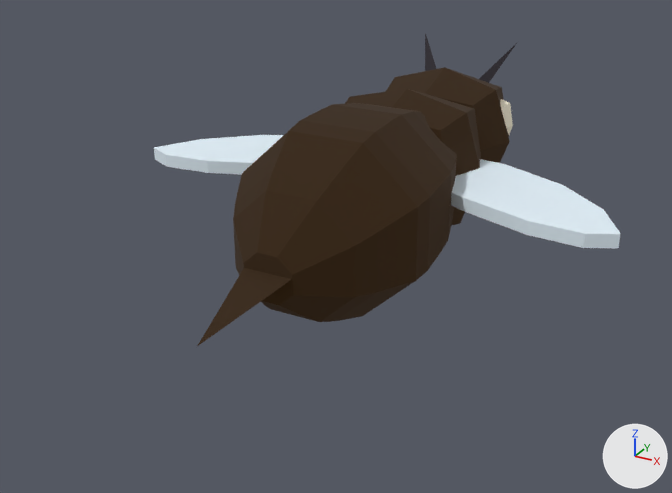
A saved change to the glTF model kitten-survivors/assets/models/wasp.glb.
The view is the same before and after, from a 50 mm camera at (0.353, -0.74, 0.434) aimed at (0.015, -0.127, 0.128). The lights are fixed; the arrows at lower right show +X, +Y and +Z. The first picture is the older version. Vertices at exactly the same position are counted once.

The scene before the commit, as lines of its bpy script (objects in view):
```python
me_waspbody = bpy.data.meshes.new('waspBody')
me_waspbody.from_pydata(...)  # 434 vertices, 812 faces; spans x -0.084..0.084, y -0.297..0.196, z 0.062..0.242
# faces by material slot: [188, 216, 102, 306]
me_waspbody.materials.append(mat_waspyellow)  # yellow #ffc31f
me_waspbody.materials.append(mat_waspblack)  # black #241f27
me_waspbody.materials.append(mat_waspsting)  # pale yellow #fff6de
me_waspbody.materials.append(mat_waspoutline)  # black #2a1800
me_wingleft = bpy.data.meshes.new('wingLeft')
me_wingleft.from_pydata(...)  # 20 vertices, 36 faces; spans x -0.196..0.0, y -0.09..0.046, z -0.006..0.006
me_wingleft.materials.append(mat_waspwing)  # pale blue #e4f2fb
me_wingright = bpy.data.meshes.new('wingRight')
me_wingright.from_pydata(...)  # 20 vertices, 36 faces; spans x 0.0..0.196, y -0.09..0.046, z -0.006..0.006
me_wingright.materials.append(mat_waspwing)  # pale blue #e4f2fb
ob_waspbody = bpy.data.objects.new('waspBody', me_waspbody)
ob_waspbody.location = (0.0, 0.0, 0.0)
ob_wingleft = bpy.data.objects.new('wingLeft', me_wingleft)
ob_wingleft.location = (-0.03, 0.02, 0.15)
ob_wingright = bpy.data.objects.new('wingRight', me_wingright)
ob_wingright.location = (0.03, 0.02, 0.15)
```
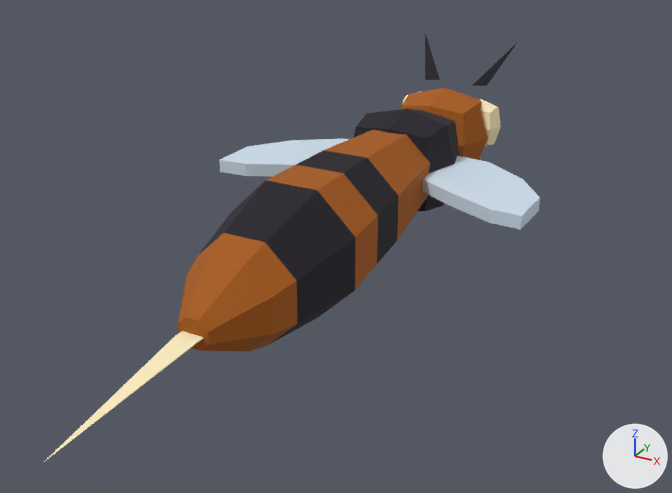
Boxes [x1, y1, x2, y2] around the edits, measured in the pictures (672 x 493 px; the box of a moved part takes in the faces that stretch with it):
'waspBody', reshaped (48% wider, 37% taller)
    before: [198, 33, 517, 346]
    after: [44, 33, 517, 462]
'wingRight', reshaped
    before: [451, 159, 620, 248]
    after: [423, 156, 540, 230]
'wingLeft', reshaped
    before: [154, 135, 283, 175]
    after: [219, 139, 349, 177]
part 1 of me_waspbody, moved or reshaped (not visible before)
    after: [401, 88, 488, 160]
part 2 of me_waspbody, moved or reshaped
    before: [345, 89, 481, 226]
    after: [354, 109, 459, 211]
part 3 of me_waspbody, moved or reshaped
    before: [386, 67, 509, 163]
    after: [480, 99, 501, 147]
part 4 of me_waspbody, rebuilt (not visible before)
    after: [178, 130, 430, 352]
part 5 of me_waspbody, deleted
    before: [233, 103, 457, 322]
part 6 of me_waspbody, deleted
    before: [500, 99, 513, 134]
part 7 of me_waspbody, deleted
    before: [198, 268, 291, 346]
part 8 of me_waspbody, added
    after: [44, 331, 204, 462]

The change in detail:
Material 'waspAmber' (mat_waspamber) is new.
Its base color is (0.392, 0.102, 0.00182) (brown #a85a06).
Its roughness is 0.85.
me_waspbody is used by ob_waspbody; location (0.0, 0.0, 0.0).
me_waspbody had 434 vertices, 812 faces and spanned x -0.084..0.084, y -0.297..0.196, z 0.062..0.242.
me_waspbody no longer uses material mat_waspyellow (yellow #ffc31f).
me_waspbody now has 289 vertices, 538 faces and spans x -0.056..0.056, y -0.442..0.196, z 0.084..0.242.
me_waspbody part 1: the loose piece of 26 vertices spanning x -0.062..0.062, y 0.076..0.18, z 0.1..0.212 is scaled about its middle by (0.806, 0.846, 0.821), in mat_waspamber (brown #a85a06).
me_waspbody part 2: the loose piece of 26 vertices spanning x -0.077..0.077, y -0.021..0.097, z 0.083..0.221 is scaled about its middle by (0.69, 0.79, 0.739), in mat_waspblack (black #1a1520).
me_waspbody part 3: the loose piece of 26 vertices spanning x -0.073..0.073, y 0.065..0.191, z 0.089..0.223 is scaled about its middle by (0.3, 0.314, 0.385), then moved by (0.034, 0.02, 0.008), in mat_waspsting (beige #ffeec2).
me_waspbody part 4: the loose piece of 104 vertices spanning x -0.074..0.074, y -0.196..0.004, z 0.072..0.211 is rebuilt with 120 vertices and now spans x -0.056..0.056, y -0.3..0.004, z 0.084..0.192.
me_waspbody part 5: the loose piece of 104 vertices spanning x -0.084..0.084, y -0.206..0.012, z 0.062..0.221 is deleted.
me_waspbody part 6: the loose piece of 26 vertices spanning x 0.016..0.068, y 0.126..0.174, z 0.136..0.196 is deleted.
me_waspbody part 7: the loose piece of 5 vertices spanning x -0.021..0.021, y -0.297..-0.174, z 0.115..0.133 is deleted.
me_waspbody part 8: 5 vertices added at x -0.009..0.009, y -0.442..-0.289, z 0.112..0.126.
Other edits to the shape of me_waspbody do not show in these pictures.
me_waspbody no longer uses material mat_waspoutline (black #2a1800).
me_waspbody gains material mat_waspamber (brown #a85a06).
me_wingleft is used by ob_wingleft; location (-0.03, 0.02, 0.15).
me_wingleft had 20 vertices, 36 faces and spanned x -0.196..0.0, y -0.09..0.046, z -0.006..0.006.
me_wingleft now has 16 vertices, 28 faces and spans x -0.118..0.0, y -0.078..0.044, z -0.006..0.006.
me_wingleft part 9: the whole mesh is rebuilt.
me_wingright is used by ob_wingright; location (0.03, 0.02, 0.15).
me_wingright had 20 vertices, 36 faces and spanned x 0.0..0.196, y -0.09..0.046, z -0.006..0.006.
me_wingright now has 16 vertices, 28 faces and spans x 0.0..0.118, y -0.078..0.044, z -0.006..0.006.
me_wingright part 10: the whole mesh is rebuilt.
